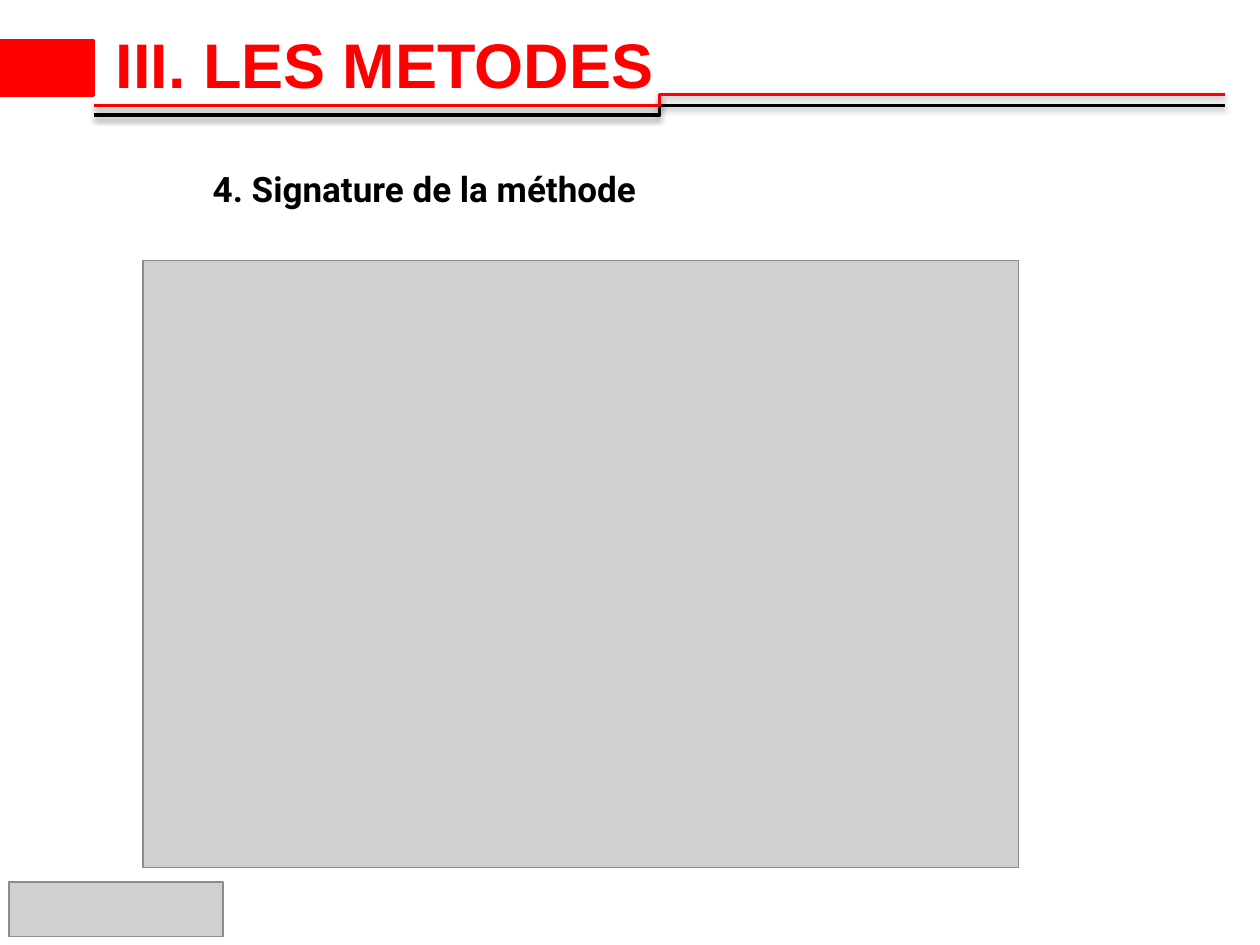
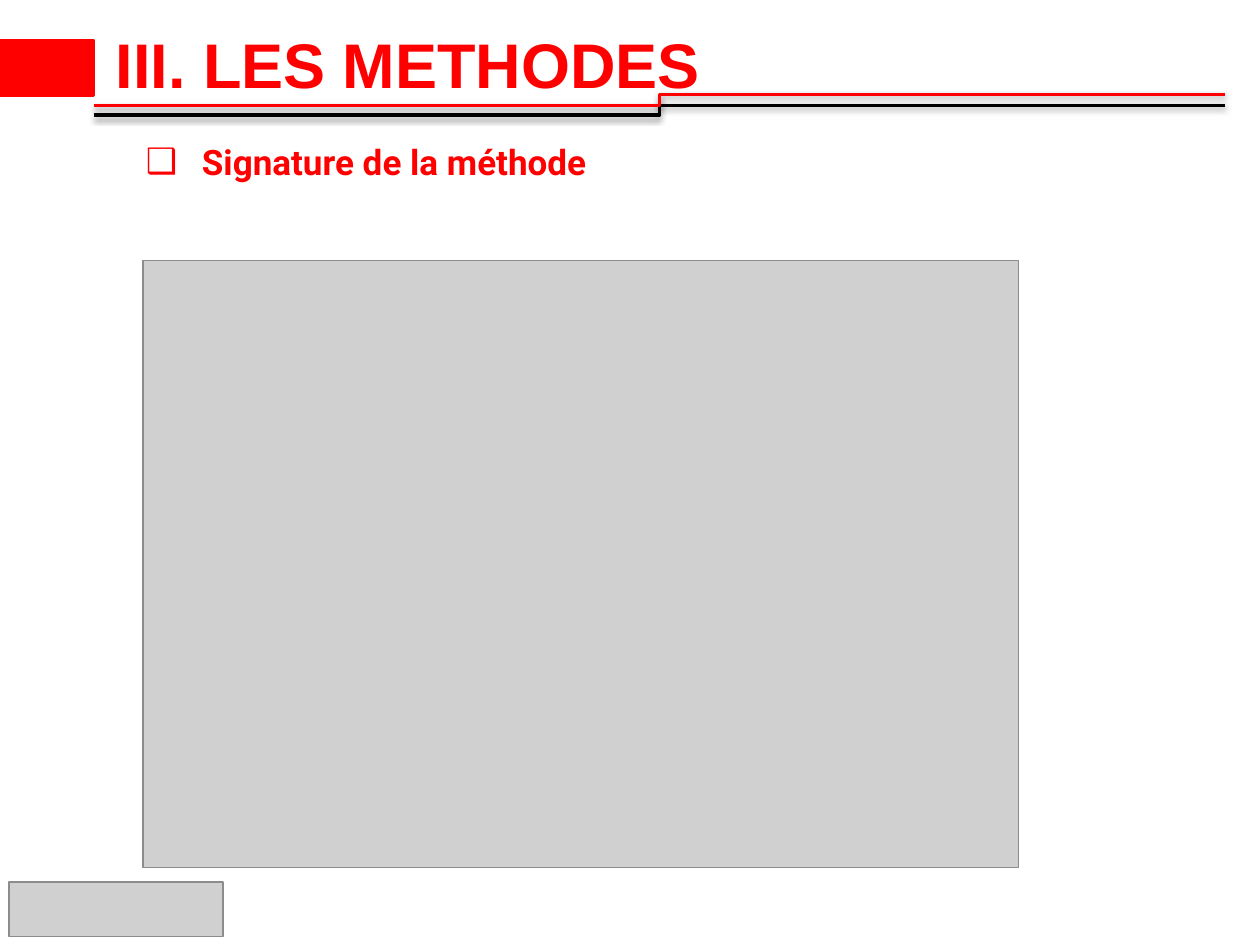
Before and after one commit to 2losky/Poo_Java, a slide deck: slide 21 of java-oop dernier 10.pptx. Drawn at 1260x945 pixels with LibreOffice and Linux fonts; fonts in the diff are those of the drawing; grey boxes stand for pictures; background and template pictures are left out. Boxes give left, top, right and bottom in pixels: in the first picture for what was removed or moved away, otherwise in the second. Text is boxed around its words. In the diff, an @@ line names an element or a change of style, - is before the commit and + after.

```diff
--- a/java-oop dernier 10.pptx
+++ b/java-oop dernier 10.pptx
@@ title at bbox=[116, 44, 700, 99]: text changed @@
-III. LES METODES
+III. LES METHODES
@@ text at bbox=[202, 148, 586, 183]: text changed; text colour #000000 to #FF0000 @@
-4. Signature de la méthode
+❑ Signature de la méthode
```
Also in this commit, not shown: 9 other slides changed, 4 slides added.
